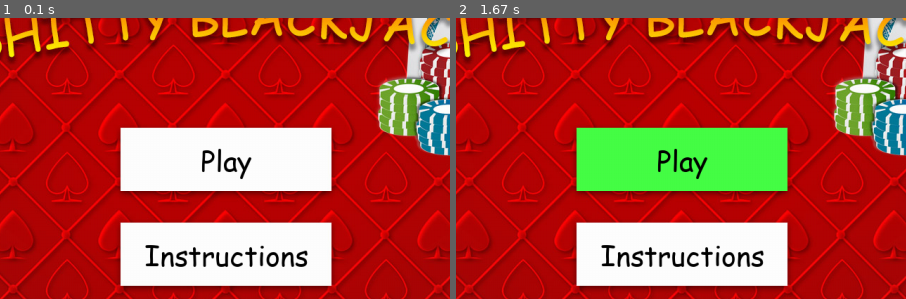
Above: before the commit, frames 1-2 (left to right).
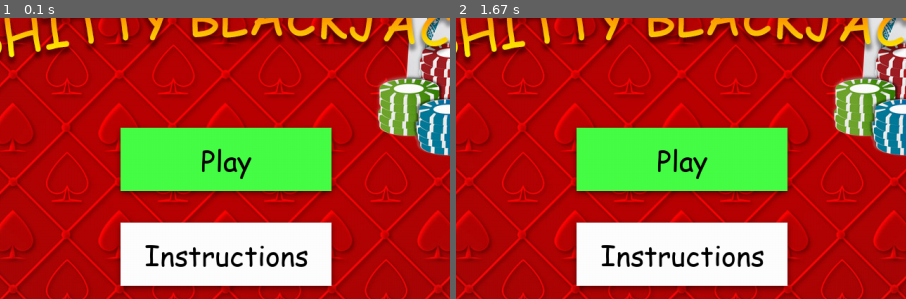
Above: after the commit, the same moments.

Repository: naff1x/shitty-blackjack
Game: pygame game, started from menu.py
The game is run twice, just before and just after one commit, with the same random seed, the same clock (stepped at 60 frames per second) and the same inputs.
Inputs (mouse positions are % of the whole screen's width and height, from its top left):
- Up to frame 1 (0.1 s): no input
- Up to frame 2 (1.67 s): click (50, 50) at 0.38 s
The pictures show only the part of the screen within x 25-75%, y 19-69%; the shares and areas given below are measured in that part.

The runs differ from the first frame. In frame 1, 11% of the frame differs, in the area x 26-74%, y 38-62%; in frame 2, nothing differs.

Commit message:
Added option to only have inactive color.

Diff:
--- a/button_template.py
+++ b/button_template.py
@@ -2,7 +2,7 @@
 
 
 class Button:
-    def __init__(self, surface, f, msg, x, y, w, h, inClr, acClr):
+    def __init__(self, surface, f, msg, x, y, w, h, inClr=None, acClr=None):
         self.inactive_color = inClr
         self.active_color = acClr
         self.xPos = x
@@ -11,7 +11,6 @@
         self.height = h
         self.surface = surface
         """
-        'win' --> window object
         'surface' --> surface within window to draw on
         'f' --> font to write text with
         'msg' --> message on button
@@ -24,15 +23,18 @@
         self.buttonTextRect = self.buttonText.get_rect()  # Create figure for text
         self.buttonTextRect.center = (self.button.centerx,
         self.button.centery)  # Set coordinates for the figure
-
+        pygame.draw.rect(surface, inClr, self.button)
         surface.blit(self.buttonText, self.buttonTextRect)
 
     def engage_button(self):
-        mouse_pos = pygame.mouse.get_pos()
-        if self.xPos + self.width > mouse_pos[0] > self.xPos and self.yPos + self.height > mouse_pos[1] > self.yPos:
-            # Button engaged...
-            pygame.draw.rect(self.surface, self.active_color, (self.xPos, self.yPos, self.width, self.height))
-            self.surface.blit(self.buttonText, self.buttonTextRect)
+        if self.active_color is None:
+            pass
         else:
-            pygame.draw.rect(self.surface, self.inactive_color, (self.xPos, self.yPos, self.width, self.height))
-            self.surface.blit(self.buttonText, self.buttonTextRect)
+            mouse_pos = pygame.mouse.get_pos()
+            if self.xPos + self.width > mouse_pos[0] > self.xPos and self.yPos + self.height > mouse_pos[1] > self.yPos:
+                # Button engaged...
+                pygame.draw.rect(self.surface, self.active_color, (self.xPos, self.yPos, self.width, self.height))
+                self.surface.blit(self.buttonText, self.buttonTextRect)
+            else:
+                pygame.draw.rect(self.surface, self.inactive_color, (self.xPos, self.yPos, self.width, self.height))
+                self.surface.blit(self.buttonText, self.buttonTextRect)
